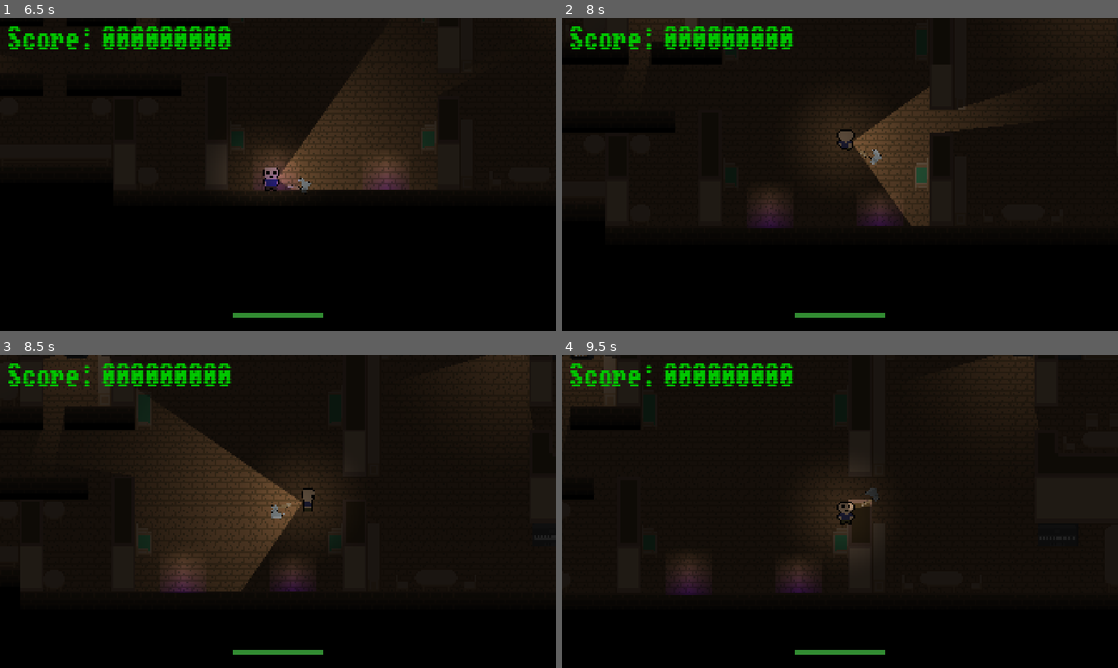
Above: before the commit, frames 1-4 (two rows, left to right).
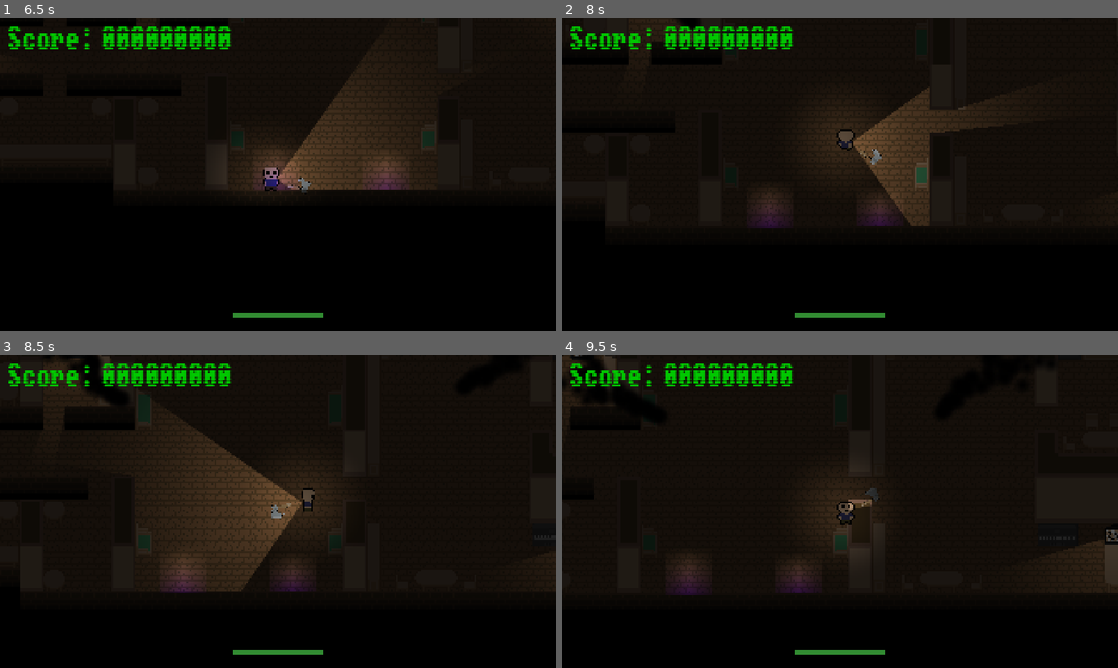
Above: after the commit, the same moments.

Repository: c-bejar/Night-of-the-Black-Spirits
Game: Godot game, scene res://Areas/start_menu.tscn
Two runs of this game, one before a commit and one after it. Both use one fixed random seed, a clock stepped at 60 frames per second and the inputs below.
Inputs (mouse positions are in pixels of both pictures, inside the frame that each line leads up to):
- Up to frame 1 (6.5 s): click "Start Game" at 0.5 s; tap Enter at 1.25 s; move the mouse to (400, 158) at 1.27 s; hold D (move_right) 1.28-2.03 s; click (400, 158) at 1.35 s; move the mouse to (166, 190) at 2.02 s; hold S (move_down) 2.03-2.78 s; click (166, 190) at 2.1 s; move the mouse to (333, 105) at 2.77 s; hold D (move_right) 2.78-3.53 s; click (333, 105) at 2.85 s; move the mouse to (250, 237) at 3.52 s; hold W (move_up) 3.53-4.28 s; click (250, 237) at 3.6 s; move the mouse to (444, 221) at 4.27 s; hold A (move_left) 4.28-5.78 s; click (444, 221) at 4.35 s; move the mouse to (111, 127) at 5.02 s; click (111, 127) at 5.1 s; move the mouse to (305, 174) at 5.77 s; hold S (move_down) from 5.78 s (still down); click (305, 174) at 5.85 s
- Up to frame 2 (8 s): move the mouse to (756, 96) at 6.52 s; release S (move_down) at 6.53 s; hold D (move_right) 6.53-7.28 s; click (756, 96) at 6.6 s; move the mouse to (962, 158) at 7.27 s; hold W (move_up) from 7.28 s (still down); click (962, 158) at 7.35 s
- Up to frame 3 (8.5 s): move the mouse to (166, 527) at 8.02 s; release W (move_up) at 8.03 s; hold D (move_right) from 8.03 s (still down); click (166, 527) at 8.1 s
- Up to frame 4 (9.5 s): move the mouse to (895, 442) at 8.77 s; release D (move_right) at 8.78 s; hold S (move_down) from 8.78 s (still down); click (895, 442) at 8.85 s

Frame 1 is identical in both runs. In frame 2, 0.1% of the frame differs, in the area x 20-98%, y 0-5%; in frame 3, 1.7%; in frame 4, 2.9%, in the area x 0-100%, y 0-74%.

Commit message:
add: restart button and functionality

Diff:
--- a/Areas/House/house.gd
+++ b/Areas/House/house.gd
@@ -6,8 +6,16 @@
 var bodies_in_range: Array = []
 
 func _ready() -> void:
+	GameUI.game_restarted.connect(spawn_initial_tvs)
+	spawn_initial_tvs()
+
+
+func spawn_initial_tvs() -> void:
+	print("highest score: ", Globals.highest_score)
+	Globals.spawns.clear()
 	for i: int in range(MAX_TVS):
 		spawn_tv()
+
 
 func spawn_tv() -> void:
 	var markers: Array = $"SpawnPoints".get_children()
--- a/Entities/Player/player.gd
+++ b/Entities/Player/player.gd
@@ -11,6 +11,9 @@
 var speed_modifier: float = 1.0
 var last_facing_direction: Vector2 = Vector2.DOWN
 var can_move: bool = true
+
+func _ready() -> void:
+	GameUI.game_restarted.connect(reset_pos)
 
 func _process(_delta: float) -> void:
 	Globals.player_pos = self.global_position
@@ -30,6 +33,14 @@
 	$"Rotation Point".look_at(self.get_global_mouse_position())
 	if Input.is_action_just_pressed("attack"):
 		attack()
+
+
+func reset_pos() -> void:
+	can_move = true
+	$Sprite2D.show()
+	$"Rotation Point".show()
+	$PointLight2D.show()
+	self.position = Vector2(218, 166)
 
 
 func set_animation_mode(direction: Vector2) -> void:
--- a/Globals/globals.gd
+++ b/Globals/globals.gd
@@ -11,7 +11,10 @@
 		else:
 			current_score = value
 		update_score.emit(true)
-var highest_score: int = 0
+var highest_score: int = 0:
+	set(value):
+		if value > highest_score:
+			highest_score = value
 var spawns: Array = []
 var player_pos: Vector2 = Vector2.ZERO
 var player_health: int = 10:
@@ -19,12 +22,15 @@
 		player_health = value
 		update_health.emit(true)
 
-var timer_amount: float = 8.0
+var timer_amount: float = 1.0
 var game_ended: bool = false
 
 func _ready() -> void:
+	tween_timer()
+
+func tween_timer() -> void:
 	var tween: Tween = self.create_tween()
-	tween.tween_property(self, "timer_amount", 0, 300)
+	tween.tween_property(self, "timer_amount", 0, 300).from(timer_amount)
 	tween.set_trans(Tween.TRANS_CIRC)
 
 func end_game() -> void:
--- a/Globals/ui.gd
+++ b/Globals/ui.gd
@@ -1,4 +1,6 @@
 extends CanvasLayer
+
+signal game_restarted()
 
 func _ready() -> void:
 	Globals.update_score.connect(update_score_text)
@@ -13,7 +15,7 @@
 
 
 func update_score_text(collected: bool = false) -> void:
-	if collected:
+	if collected and $GameUI.visible:
 		$Audio/ScoreUp.stop()
 		$Audio/ScoreUp.play()
 		var tween: Tween = self.create_tween()
@@ -47,3 +49,14 @@
 
 func _on_controls_exit_button_pressed() -> void:
 	$StartUI/ControlsPopup.hide()
+
+
+func _on_restart_button_pressed() -> void:
+	$Audio/EndAudio.volume_db = -80
+	Globals.highest_score = Globals.current_score
+	Globals.current_score = 0
+	Globals.player_health = 10
+	$EndUI.hide()
+	$GameUI.show()
+	Globals.game_ended = false
+	game_restarted.emit()
--- a/Globals/ui.tscn
+++ b/Globals/ui.tscn
@@ -308,7 +308,7 @@
 offset_bottom = 56.0
 grow_horizontal = 2
 grow_vertical = 2
-theme_override_constants/separation = 10
+theme_override_constants/separation = 25
 alignment = 1
 
 [node name="GameEndText" type="Label" parent="EndUI/ScoreDisplay/VBoxContainer"]
@@ -333,6 +333,13 @@
 label_settings = SubResource("LabelSettings_p1ma8")
 horizontal_alignment = 1
 vertical_alignment = 1
+
+[node name="RestartButton" type="Button" parent="EndUI/ScoreDisplay/VBoxContainer"]
+layout_mode = 2
+size_flags_horizontal = 4
+theme_override_fonts/font = ExtResource("1_1sxe1")
+theme_override_font_sizes/font_size = 75
+text = " Restart "
 
 [node name="Audio" type="Node" parent="."]
 
@@ -356,3 +363,4 @@
 [connection signal="pressed" from="StartUI/CenterUI/VBoxContainer/StartButton" to="." method="_on_start_button_pressed"]
 [connection signal="pressed" from="StartUI/CenterUI/VBoxContainer/ControlsButton" to="." method="_on_controls_button_pressed"]
 [connection signal="pressed" from="StartUI/ControlsPopup/ControlsExitButton" to="." method="_on_controls_exit_button_pressed"]
+[connection signal="pressed" from="EndUI/ScoreDisplay/VBoxContainer/RestartButton" to="." method="_on_restart_button_pressed"]
